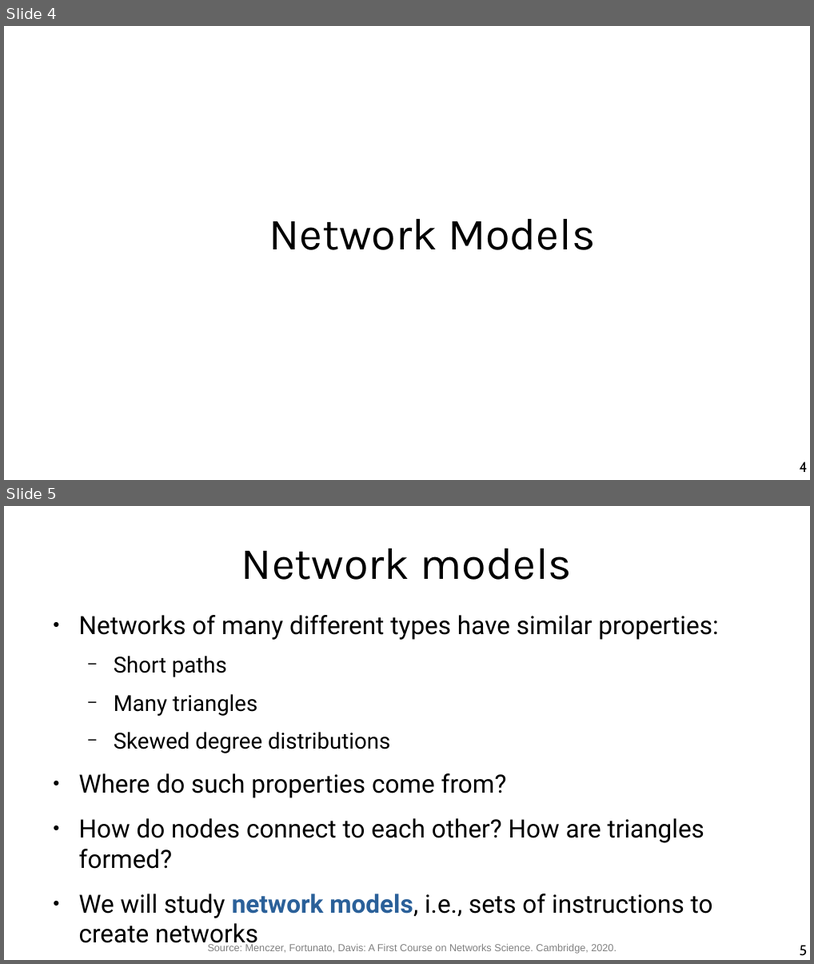
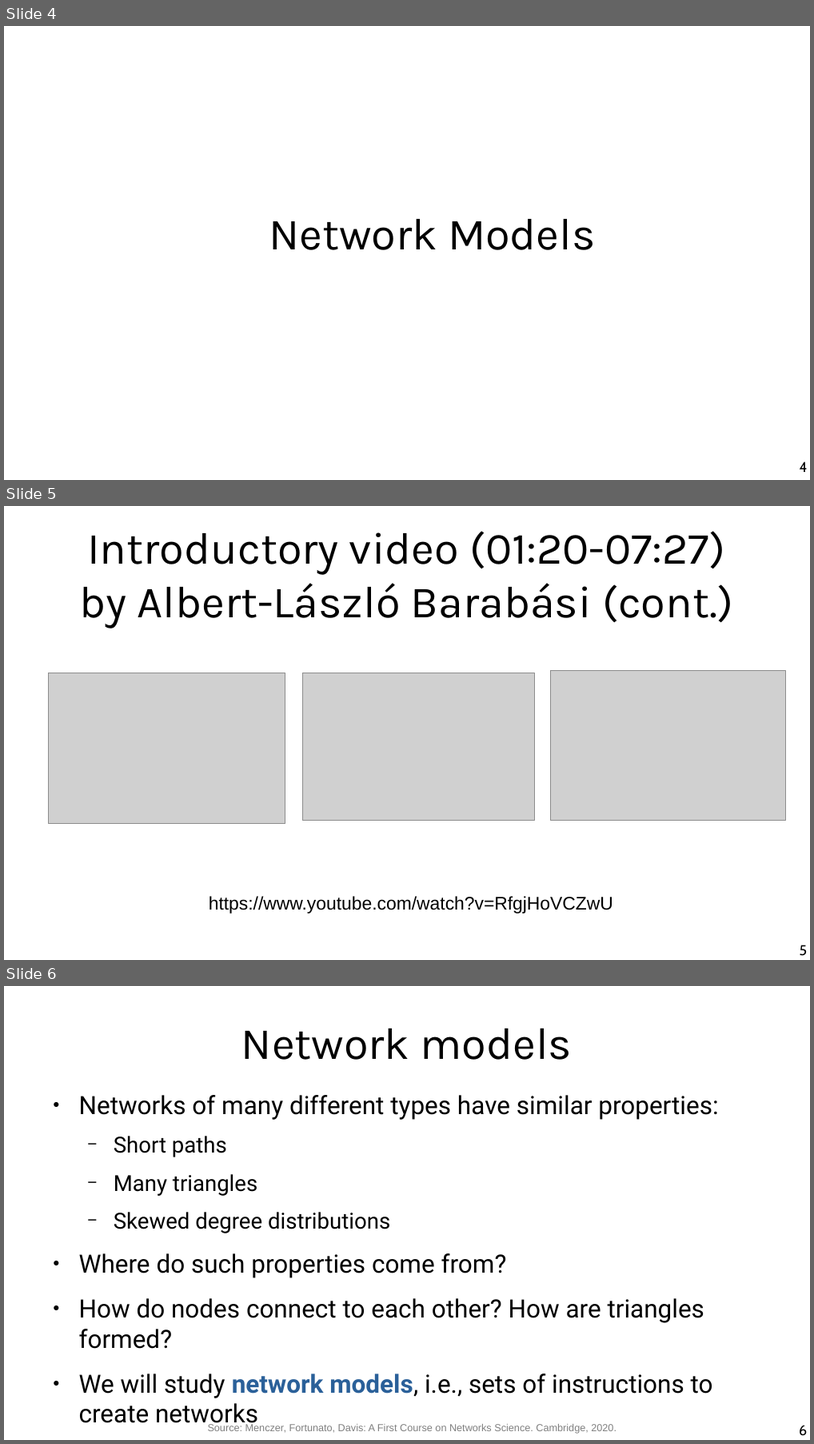
Before and after one commit to chatox/networks-science-course, a slide deck: theory/odp/tt11-random_networks.odp. Shown one above the other, each under a label of ours: slides 4 and 5 before the commit, slides 4, 5 and 6 after it. The pictures are 814x964 and 814x1444 pixels, drawn with LibreOffice and Linux fonts; fonts in the diff are those of the drawing; grey boxes stand for pictures. Boxes give left, top, right and bottom in pixels: in the first picture for what was removed or moved away, otherwise in the second. Text is boxed around its words. In the diff, an @@ line names an element or a change of style, - is before the commit and + after.

```diff
--- a/theory/odp/tt11-random_networks.odp
+++ b/theory/odp/tt11-random_networks.odp
@@ slide 5 added at box(4, 506, 810, 960), background #FFFFFF @@
@@ title added at box(79, 531, 734, 628), 44 pt, text #000000 @@
+Introductory video (01:20-07:27)
+by Albert-László Barabási (cont.)
@@ picture added at box(49, 673, 286, 824) @@
@@ picture added at box(302, 673, 534, 820) @@
@@ picture added at box(550, 671, 786, 820) @@
@@ text added at box(209, 896, 614, 913), 18 pt, text #000000 @@
+https://www.youtube.com/watch?v=RfgjHoVCZwU
@@ page number added at box(800, 944, 808, 956), 14 pt, text #000000 @@
+5
@@ what was slide 5 is now slide 6 @@
@@ page number at box(799, 1424, 807, 1436): text changed @@
-5
+6
```
Also in this commit, not shown: 2 slides changed, 16 other files.
